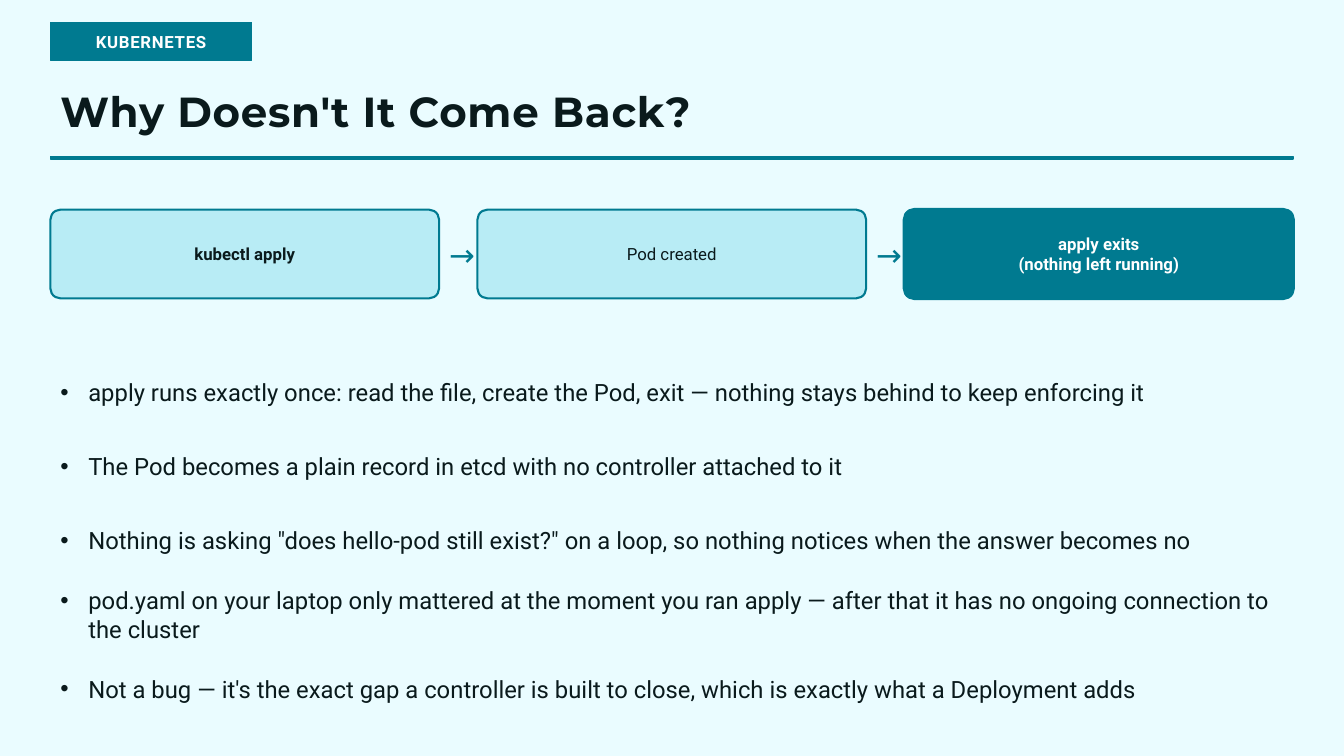
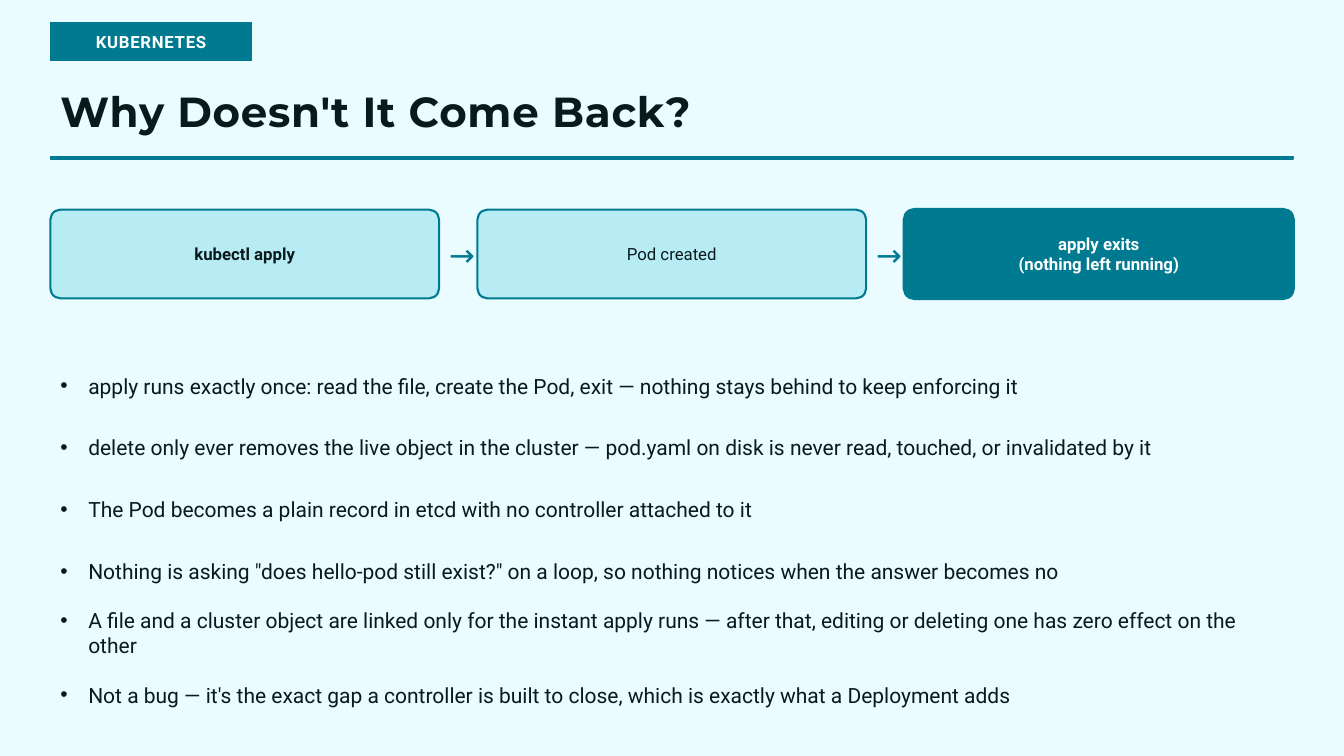
Before and after one commit to choicespecs/kube-self-learn, a slide deck: slide 14 of docs/presentations/KubernetesFundamentals/KubernetesFundamentals.pptx. Drawn at 1344x756 pixels with LibreOffice and Linux fonts; fonts in the diff are those of the drawing. Boxes give left, top, right and bottom in pixels: in the first picture for what was removed or moved away, otherwise in the second. Text is boxed around its words. In the diff, an @@ line names an element or a change of style, - is before the commit and + after.

```diff
--- a/docs/presentations/KubernetesFundamentals/KubernetesFundamentals.pptx
+++ b/docs/presentations/KubernetesFundamentals/KubernetesFundamentals.pptx
@@ text added at (88, 439, 1151, 460), 15 pt, text #0A1A1C @@
+• delete only ever removes the live object in the cluster — pod.yaml on disk is never read, touched, or invalidated by it
@@ size 17 to 15 pt in 4 elements at (88, 378, 1018, 399), (88, 687, 1010, 708), (88, 563, 1059, 584), (88, 501, 752, 522) @@
@@ text "The Pod becomes a plain ...": place and size @@
-text "The Pod becomes a plain ..." at (88, 457, 842, 480)
+text "The Pod becomes a plain ..." at (88, 501, 752, 522)
@@ text "Nothing is asking "does hello-pod ...": place and size @@
-text "Nothing is asking "does hello-pod ..." at (88, 531, 1191, 554)
+text "Nothing is asking "does hello-pod ..." at (88, 563, 1059, 584)
@@ text at (88, 612, 1236, 654): text changed; size 17 to 15 pt @@
-• pod.yaml on your laptop only mattered at the moment you ran apply — after that it has no ongoing connection to the cluster
+• A file and a cluster object are linked only for the instant apply runs — after that, editing or deleting one has zero effect on the other
@@ text "Not a bug — it's ...": place and size @@
-text "Not a bug — it's ..." at (88, 680, 1135, 703)
+text "Not a bug — it's ..." at (88, 687, 1010, 708)
```
Also in this commit, not shown: 1 other slide changed, 1 other file.
